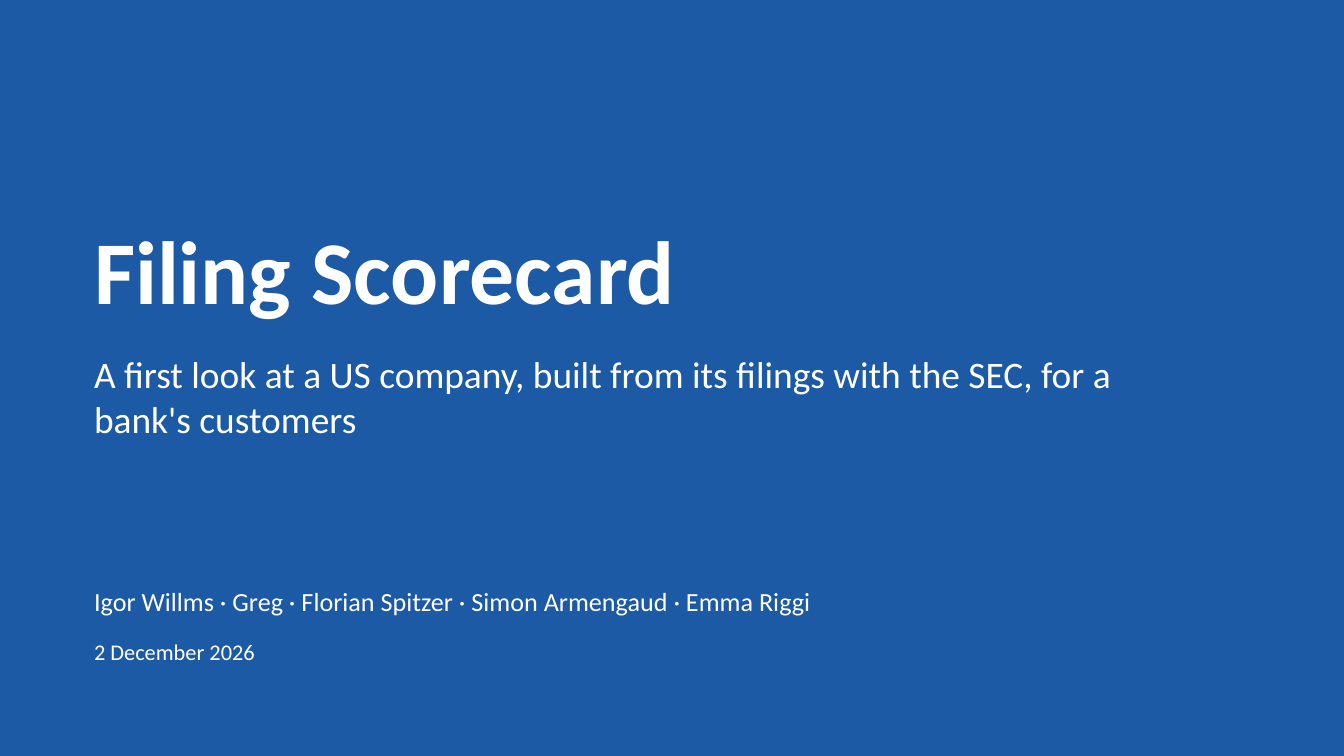
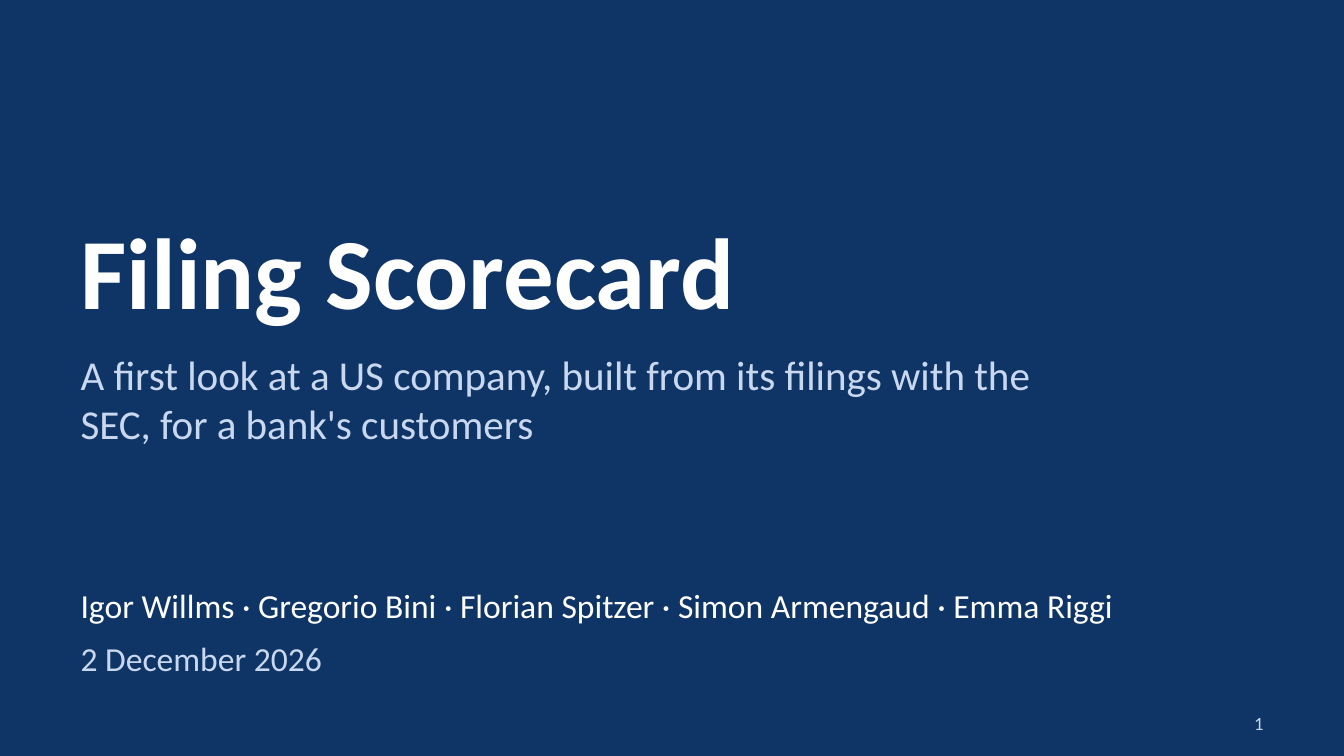
Before and after one commit to BossToGo/filing-scorecard, a slide deck: slide 1 of docs/slides/filing-scorecard.pptx. Drawn at 1344x756 pixels with LibreOffice and Linux fonts; fonts in the diff are those of the drawing. Boxes give left, top, right and bottom in pixels: in the first picture for what was removed or moved away, otherwise in the second. Text is boxed around its words. In the diff, an @@ line names an element or a change of style, - is before the commit and + after.

```diff
--- a/docs/slides/filing-scorecard.pptx
+++ b/docs/slides/filing-scorecard.pptx
@@ background #1D5AA6 to #0F3466 @@
@@ text "Filing Scorecard": place and size @@
-text "Filing Scorecard" at (94, 241, 675, 319)
+text "Filing Scorecard" at (81, 238, 734, 326)
@@ text "Filing Scorecard" at (81, 238, 734, 326): size 48 to 54 pt; vertical alignment middle to top @@
@@ text "A first look at a ...": place and size @@
-text "A first look at a ..." at (94, 362, 1111, 434)
+text "A first look at a ..." at (81, 361, 1030, 444)
@@ text "A first look at a ..." at (81, 361, 1030, 444): size 20 to 22 pt, text colour #FFFFFF to #C9D8EE; vertical alignment middle to top @@
@@ text at (81, 594, 1112, 624): text changed; size 14 to 18 pt @@
-Igor Willms · Greg · Florian Spitzer · Simon Armengaud · Emma Riggi
+Igor Willms · Gregorio Bini · Florian Spitzer · Simon Armengaud · Emma Riggi
@@ text "Igor Willms · Gregorio Bini ..." at (81, 594, 1112, 624): vertical alignment middle to top @@
@@ text "2 December 2026": place and size @@
-text "2 December 2026" at (94, 644, 254, 660)
+text "2 December 2026" at (81, 647, 322, 672)
@@ text "2 December 2026" at (81, 647, 322, 672): size 12 to 18 pt, text colour #FFFFFF to #C9D8EE; vertical alignment middle to top @@
@@ page number added at (1254, 718, 1263, 730), 10 pt, text #C9D8EE @@
+1
```
Also in this commit, not shown: 4 other slides changed, 6 slides added, 5 slides removed, 3 other files.
